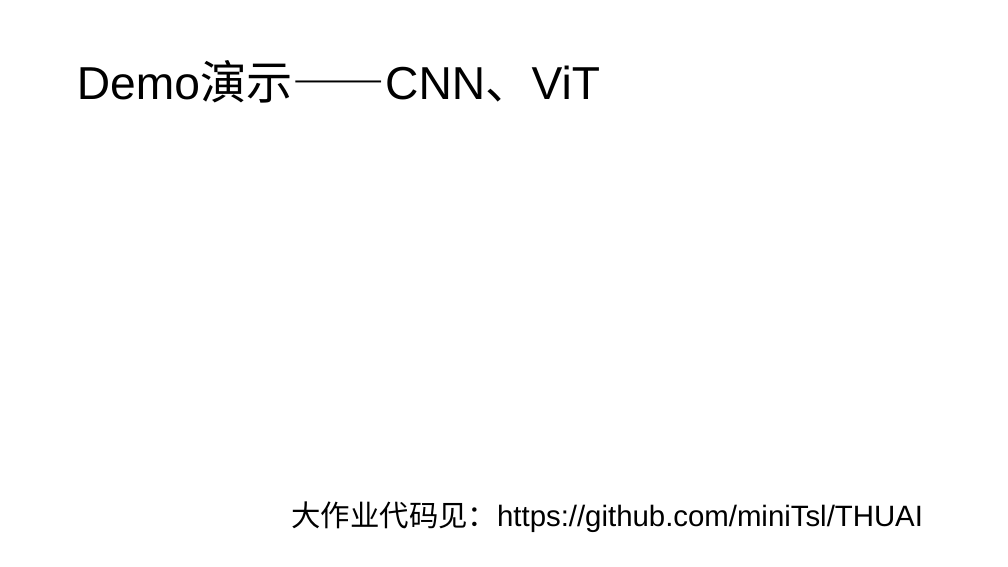
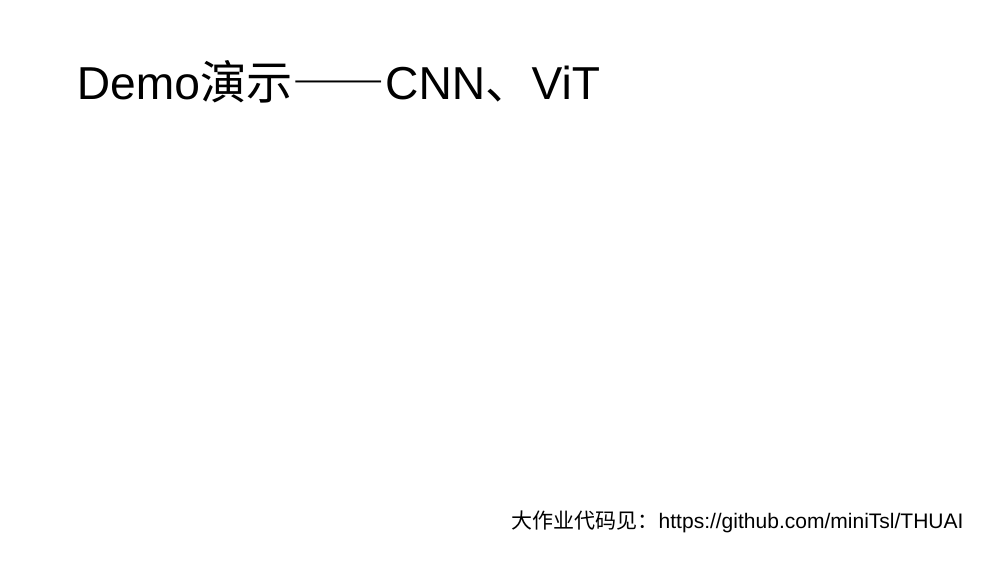
Before and after one commit to miniTsl/THUAI, a slide deck: slide 12 of 图像分类-孙一-房鋆.pptx. Drawn at 1008x567 pixels with LibreOffice and Linux fonts; fonts in the diff are those of the drawing. Boxes give left, top, right and bottom in pixels: in the first picture for what was removed or moved away, otherwise in the second. Text is boxed around its words. In the diff, an @@ line names an element or a change of style, - is before the commit and + after.

```diff
--- a/图像分类-孙一-房鋆.pptx
+++ b/图像分类-孙一-房鋆.pptx
@@ text "大作业代码见：https://github.com/miniTsl/THUAI": place and size @@
-text "大作业代码见：https://github.com/miniTsl/THUAI" at [292, 501, 923, 532]
+text "大作业代码见：https://github.com/miniTsl/THUAI" at [511, 510, 963, 533]
@@ text "大作业代码见：https://github.com/miniTsl/THUAI" at [511, 510, 963, 533]: size 28 to 20 pt @@
```
Also in this commit, not shown: 2 other slides changed.
